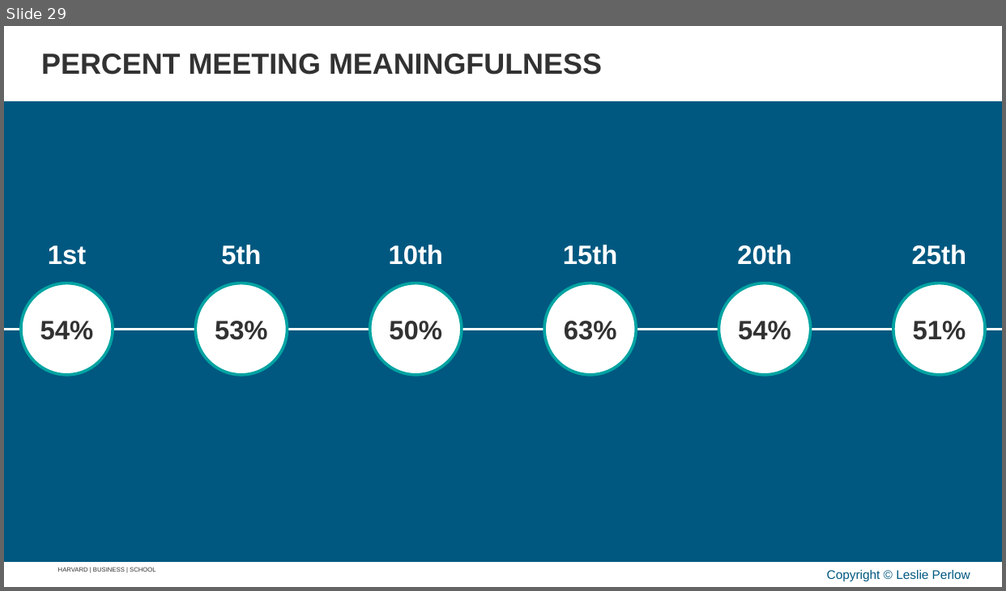
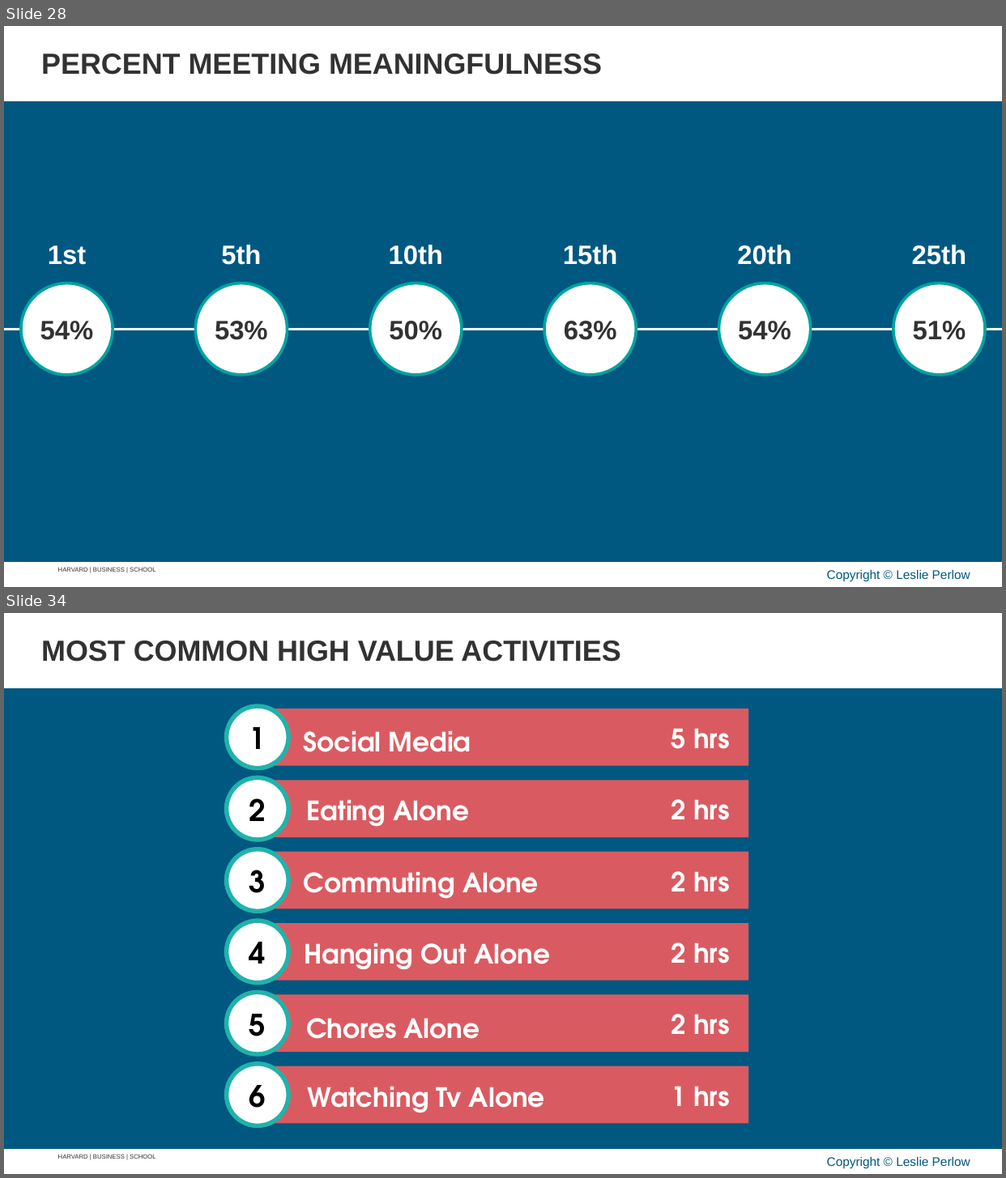
Before and after one commit to APPLITICS/lifematrix-deck-automation, a slide deck: outputs/generated_slides.pptx. Shown one above the other, each under a label of ours: slide 29 before the commit, slides 28 and 34 after it; the slides between them are not shown. The pictures are 1006x591 and 1006x1178 pixels, drawn with LibreOffice and Linux fonts; fonts in the diff are those of the drawing; background and template pictures are left out. Boxes give left, top, right and bottom in pixels: in the first picture for what was removed or moved away, otherwise in the second. Text is boxed around its words. In the diff, an @@ line names an element or a change of style, - is before the commit and + after.

Commit message:
feat: Add tile chart slide generator with focal and comparison modes
Supports dynamic circle sizing, label padding, and margin scaling based on number of activities and character width.

```diff
--- a/outputs/generated_slides.pptx
+++ b/outputs/generated_slides.pptx
@@ slide 34 added at (x1=4, y1=613, x2=1002, y2=1174), background #005880; not listed: 4 template elements that a slide beside it also shows @@
@@ text added at (x1=41, y1=641, x2=620, y2=662), 28 pt, text #323233, bold @@
+MOST COMMON HIGH VALUE ACTIVITIES
@@ group added at (x1=226, y1=706, x2=749, y2=1127): 18 texts, 6 rectangles, 6 ellipses @@
+1
+2
+3
+4
+5
+6
+Social Media
+Eating Alone
+Commuting Alone
+Hanging Out Alone
+Chores Alone
+Watching Tv Alone
+5 hrs
+2 hrs
+2 hrs
+2 hrs
+2 hrs
+1 hrs
@@ what was slide 29 is now slide 28 @@
```
Also in this commit, not shown: 9 other slides added, 1 slide removed, 2 other files.
